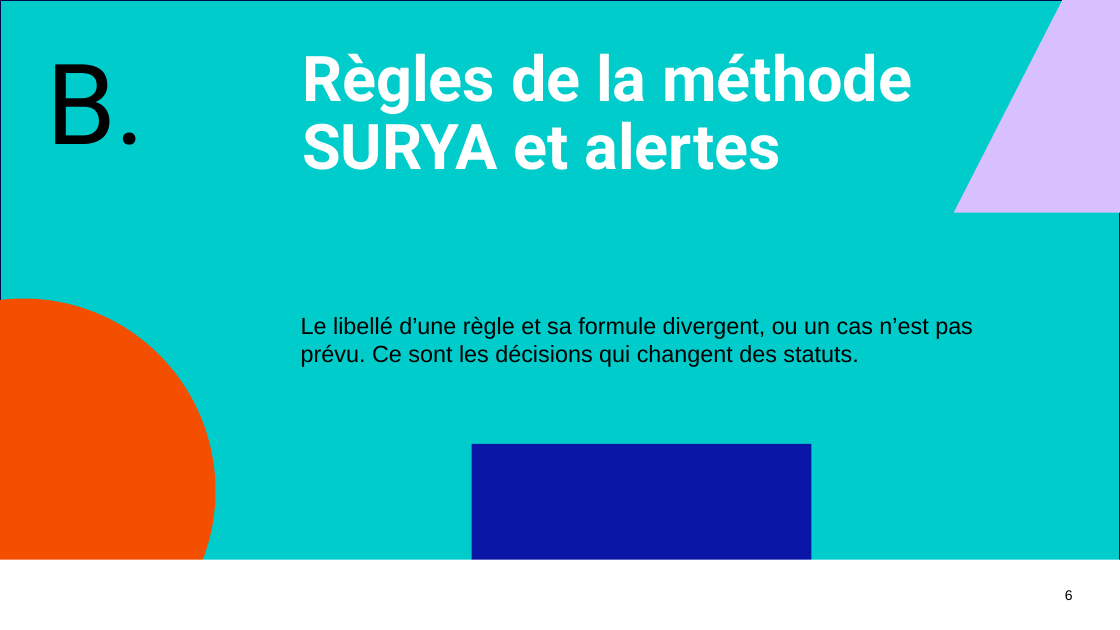
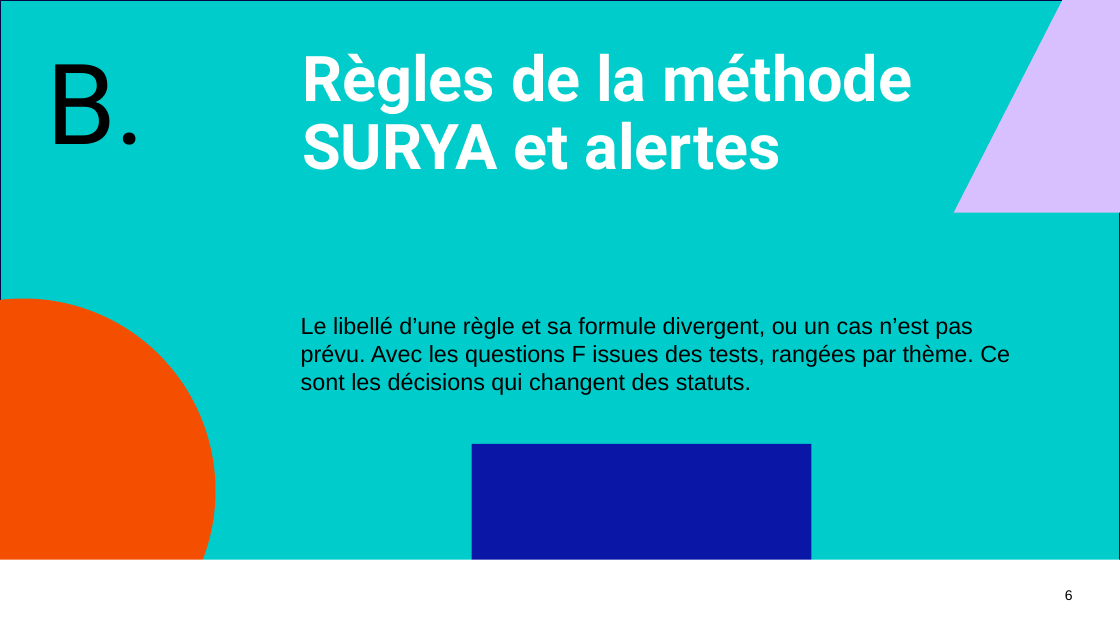
Before and after one commit to benjaminlallemand44/outilplancanicule_methodosurya, a slide deck: slide 6 of docs/presentation/Points_a_trancher_reunion.pptx. Drawn at 1120x630 pixels with LibreOffice and Linux fonts; fonts in the diff are those of the drawing; background and template pictures are left out. Boxes give left, top, right and bottom in pixels: in the first picture for what was removed or moved away, otherwise in the second. Text is boxed around its words. In the diff, an @@ line names an element or a change of style, - is before the commit and + after.

```diff
--- a/docs/presentation/Points_a_trancher_reunion.pptx
+++ b/docs/presentation/Points_a_trancher_reunion.pptx
@@ text at <box>301,317,1010,395</box>: text changed @@
-Le libellé d’une règle et sa formule divergent, ou un cas n’est pas prévu. Ce sont les décisions qui changent des statuts.
+Le libellé d’une règle et sa formule divergent, ou un cas n’est pas prévu. Avec les questions F issues des tests, rangées par thème. Ce sont les décisions qui changent des statuts.
```
Also in this commit, not shown: 8 other slides changed, 3 slides added, 1 other file.
